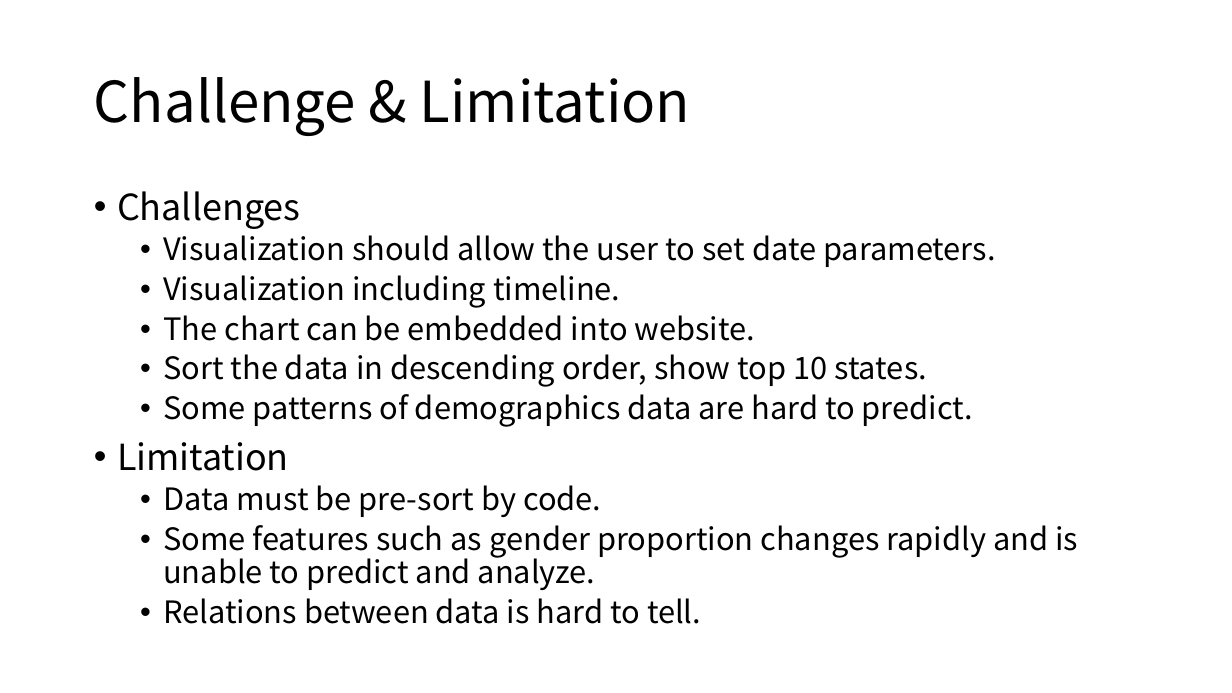
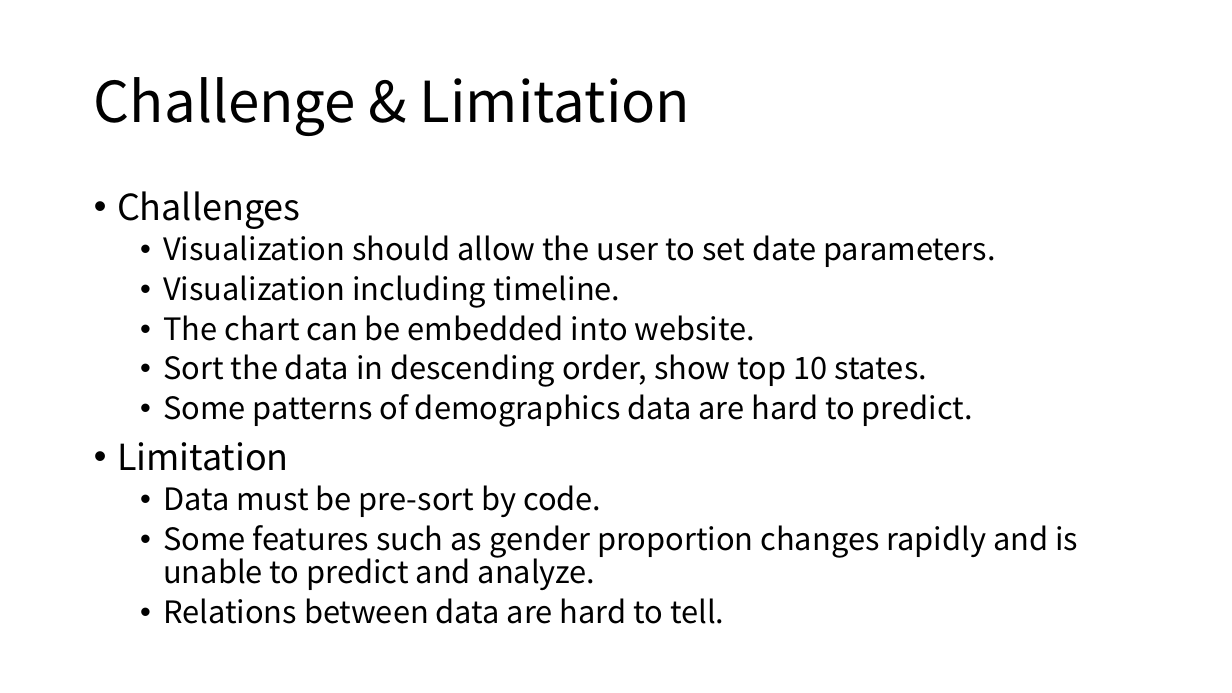
Before and after one commit to BU-Spark/ds-boston-bpda-br-census, a slide deck: slide 14 of Team 3 Project Deliverable/Final Presentation.pptx. Drawn at 1232x693 pixels with LibreOffice and Linux fonts; fonts in the diff are those of the drawing. Boxes give left, top, right and bottom in pixels: in the first picture for what was removed or moved away, otherwise in the second. Text is boxed around its words. In the diff, an @@ line names an element or a change of style, - is before the commit and + after.

```diff
--- a/Team 3 Project Deliverable/Final Presentation.pptx
+++ b/Team 3 Project Deliverable/Final Presentation.pptx
@@ text at <box>163,598,724,624</box>: text changed @@
-  • Relations between data is hard to tell.
+  • Relations between data are hard to tell.
```
Also in this commit, not shown: 4 other slides changed, 1 other file.
